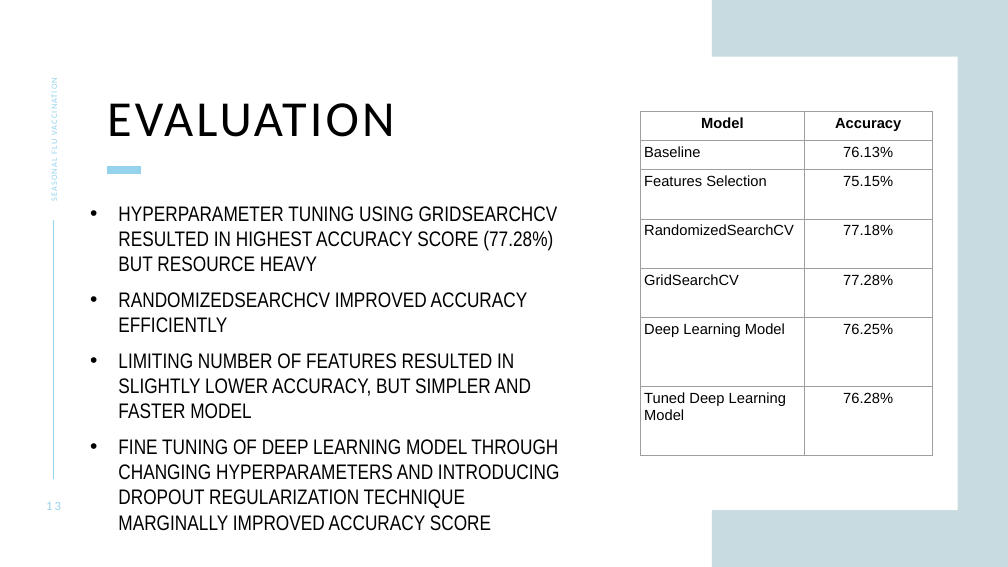
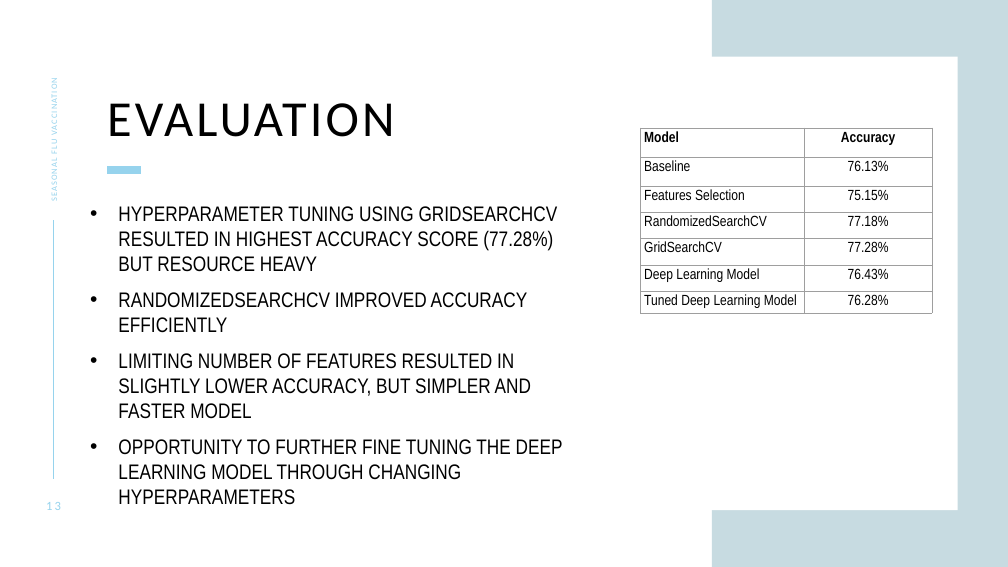
Before and after one commit to lfraccaro1/fintech_project_2, a slide deck: slide 13 of Seasonal flu vaccination - Presentation.pptx. Drawn at 1008x567 pixels with LibreOffice and Linux fonts; fonts in the diff are those of the drawing. Boxes give left, top, right and bottom in pixels: in the first picture for what was removed or moved away, otherwise in the second. Text is boxed around its words. In the diff, an @@ line names an element or a change of style, - is before the commit and + after.

```diff
--- a/Seasonal flu vaccination - Presentation.pptx
+++ b/Seasonal flu vaccination - Presentation.pptx
@@ table at <box>640,128,932,317</box> @@
-row 6, column 2: 76.25%
+row 6, column 2: 76.43%
@@ font Arial to Arial Narrow @@
@@ alignment centre to left @@
@@ table: place and size @@
-table at <box>640,111,932,455</box>
+table at <box>640,128,932,317</box>
@@ text at <box>118,439,563,505</box>: text changed @@
-• FINE TUNING OF DEEP LEARNING MODEL THROUGH CHANGING HYPERPARAMETERS AND INTRODUCING DROPOUT REGULARIZATION TECHNIQUE MARGINALLY IMPROVED ACCURACY SCORE
+• OPPORTUNITY TO FURTHER FINE TUNING THE DEEP LEARNING MODEL THROUGH CHANGING HYPERPARAMETERS
```
Also in this commit, not shown: 5 other slides changed.
